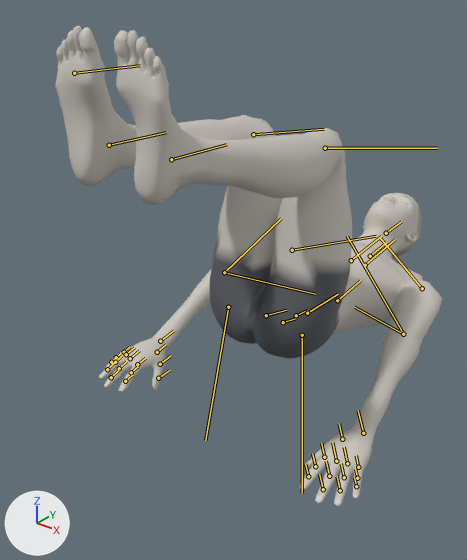
Renders of the glTF model exports/reverse-crunch.glb from each side of a commit.
Camera for both pictures: a 50 mm lens placed at (0.816, -1.131, 0.97), pointed at (-0.092, 0.003, 0.266). Every picture has the same lights, and +X, +Y and +Z are marked at lower left. The picture after the commit comes second. Both versions are drawn at frame 28 of the action 'reverse-crunch'; the numbers are the values there. The bones that change, and the others that lie on the model, are drawn over the model as lines.
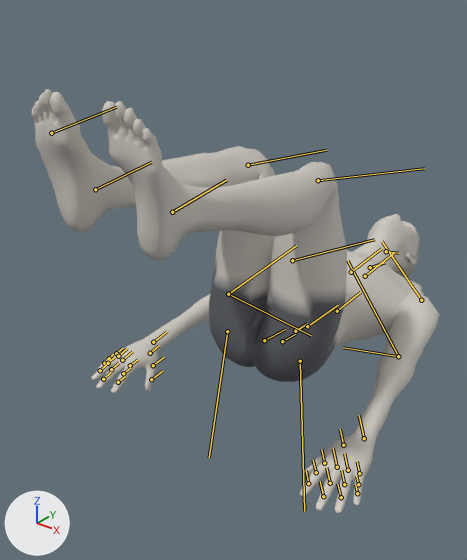
Changed parts and their boxes [x1, y1, x2, y2] in the pictures (467 x 560 px):
'Mesh_0', posed (12% shorter): before [56, 26, 442, 506]; after [32, 89, 440, 513]
bone 'pelvis', root to tip: before (266, 315) to (286, 310); after (264, 340) to (285, 329)
bone 'spine_02', root to tip: before (296, 315) to (308, 310); after (295, 331) to (307, 323)
bone 'spine_03', root to tip: before (307, 313) to (338, 294); after (307, 326) to (338, 305)
bone 'spine_04', root to tip: before (337, 300) to (360, 280); after (337, 311) to (360, 292)
bone 'upperarm_l', root to tip: before (422, 288) to (379, 237); after (421, 300) to (382, 241)
bone 'lowerarm_l', root to tip: before (403, 334) to (354, 307); after (398, 356) to (343, 347)
bone 'hand_l', root to tip: before (363, 433) to (358, 410); after (364, 438) to (359, 415)
bone 'upperarm_r', root to tip: before (292, 250) to (376, 236); after (292, 260) to (374, 239)
bone 'lowerarm_r', root to tip: before (224, 272) to (315, 294); after (228, 294) to (311, 335)
bone 'hand_r', root to tip: before (160, 341) to (174, 330); after (153, 342) to (167, 331)
bone 'neck_01', root to tip: before (370, 256) to (386, 242); after (370, 267) to (385, 262)
bone 'head', root to tip: before (386, 233) to (401, 221); after (386, 251) to (398, 253)
bone 'thigh_l', root to tip: before (302, 335) to (302, 493); after (300, 361) to (304, 511)
bone 'calf_l', root to tip: before (325, 148) to (437, 148); after (318, 180) to (424, 168)
bone 'foot_l', root to tip: before (171, 159) to (226, 144); after (172, 212) to (226, 180)
bone 'thigh_r', root to tip: before (228, 307) to (205, 440); after (227, 331) to (209, 457)
bone 'calf_r', root to tip: before (253, 134) to (324, 129); after (248, 165) to (326, 150)
bone 'foot_r', root to tip: before (109, 145) to (166, 132); after (95, 189) to (151, 162)

What the commit changed:
Bone 'pelvis' (bone_pelvis) moves from (-0.022, -0.788, 0.0) to (-0.018, -0.858, 0.0).
Bone 'pelvis' (bone_pelvis) turns from (0, 0, 104) to (0, 0, 96) degrees about its own x, y and z.
Bone 'spine_02' (bone_spine_02) turns from (0, 0, -5) to (0, 0, -2) degrees about its own x, y and z.
Bone 'spine_03' (bone_spine_03) turns from (0, 0, -5) to (0, 0, -2) degrees about its own x, y and z.
Bone 'spine_04' (bone_spine_04) turns from (0, 0, -8) to (0, 0, -4) degrees about its own x, y and z.
Bone 'upperarm_l' (bone_upperarm_l) turns from (-57, -164, 8) to (-55, -162, -1) degrees about its own x, y and z.
Bone 'lowerarm_l' (bone_lowerarm_l) turns from (6, 1, -25) to (-1, 15, -43) degrees about its own x, y and z.
Bone 'hand_l' (bone_hand_l) turns from (-36, 79, 19) to (-40, 69, 28) degrees about its own x, y and z.
Bone 'upperarm_r' (bone_upperarm_r) turns from (57, 164, 8) to (55, 162, -1) degrees about its own x, y and z.
Bone 'lowerarm_r' (bone_lowerarm_r) turns from (-6, -1, -25) to (1, -15, -43) degrees about its own x, y and z.
Bone 'hand_r' (bone_hand_r) turns from (36, -79, 19) to (40, -69, 28) degrees about its own x, y and z.
Bone 'neck_01' (bone_neck_01) turns from (0, 0, 1) to (0, 0, 14) degrees about its own x, y and z.
Bone 'head' (bone_head) turns from (0, 0, 1) to (0, 0, 11) degrees about its own x, y and z.
Bone 'thigh_l' (bone_thigh_l) turns from (-7, 0, 82) to (-7, 0, 87) degrees about its own x, y and z.
Bone 'calf_l' (bone_calf_l) turns from (-9, 5, -85) to (-7, 5, -85) degrees about its own x, y and z.
Bone 'foot_l' (bone_foot_l) turns from (9, -1, -9) to (7, 0, -17) degrees about its own x, y and z.
Bone 'thigh_r' (bone_thigh_r) turns from (7, 0, 82) to (7, 0, 87) degrees about its own x, y and z.
Bone 'calf_r' (bone_calf_r) turns from (9, -5, -85) to (7, -5, -85) degrees about its own x, y and z.
Bone 'foot_r' (bone_foot_r) turns from (-9, 1, -9) to (-7, 0, -17) degrees about its own x, y and z.
